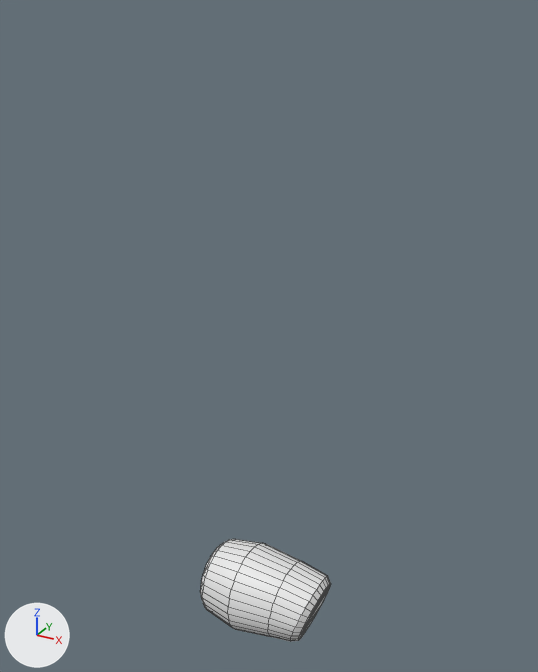
The FBX model Assets/Art/Meshs/1-Enviros/Kit/Pipe/SM_Pipe_Detail_01.fbx, before and after one commit.
The view is the same before and after, from a 50 mm lens placed at (6.62, -15.33, 16.11), pointed at (-2.04, 0.41, 8.24). Lighting does not change. The marker at lower left points along +X, +Y and +Z. The first picture is the older version. Mesh edges are drawn as thin lines.

The first picture shows 'SM_Pipe_Detail_01'.
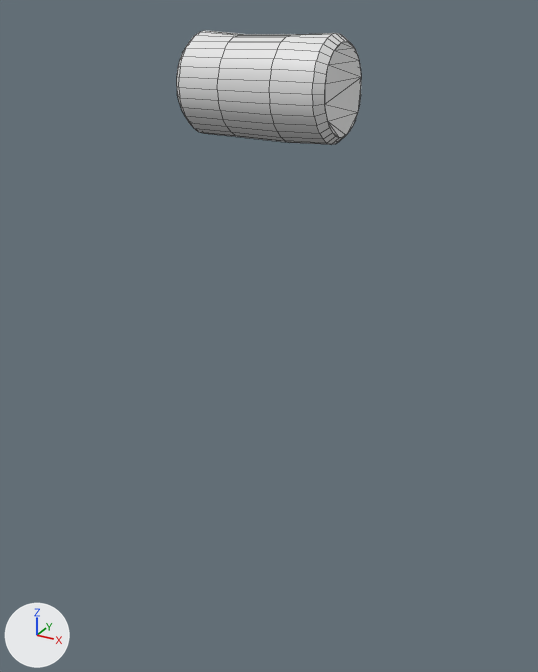
What differs and where, as boxes (x1, y1, x2, y2) in the pictures (538 x 672 px; the box of a moved part takes in the faces that stretch with it):
```json
{"object": "SM_Pipe_Detail_01", "change": "reshaped, moved", "before": [200, 539, 331, 641], "after": [177, 30, 361, 144], "on screen": "40% wider, 12% taller"}
{"part": 1, "of": "me_circle_002", "change": "moved or reshaped", "before": [202, 539, 331, 641], "after": [179, 30, 361, 144]}
```

Edits to the scene script, one JSON object a line:
```json
{"block": "me_circle_002", "where": "# used by ob_sm_pipe_detail_01; location = (0.0, 0.0, 0.0)"}
{"op": "remove", "block": "me_circle_002", "code": "me_circle_002.from_pydata(...)  # 192 vertices, 220 faces; spans x -3.63..-0.02, y -1.32..1.32, z -1.32..1.32"}
{"op": "add", "block": "me_circle_002", "code": "me_circle_002.from_pydata(...)  # 192 vertices, 220 faces; spans x -3.63..0.02, y -1.17..1.17, z -1.17..1.13"}
{"block": "me_circle_002", "change": "me_circle_002 part 1: 136 of 192 vertices moved; they spanned x -3.63..-0.02, y -1.32..1.32, z -1.32..1.32 and now span x -3.63..0.02, y -1.17..1.17, z -1.17..1.12; mean shift (0.14, 0.0, -0.02); largest move (-0.77, 0.0, -0.99) -> (-0.16, 0.0, -1.13)"}
{"block": "me_circle_002", "change": "other edits to the shape of me_circle_002 do not show in these pictures"}
{"op": "set", "path": "ob_sm_pipe_detail_01.location", "old": "(0.0, 0.0, 0.0)", "new": "(0.0, 0.0, 14.53)"}
```
